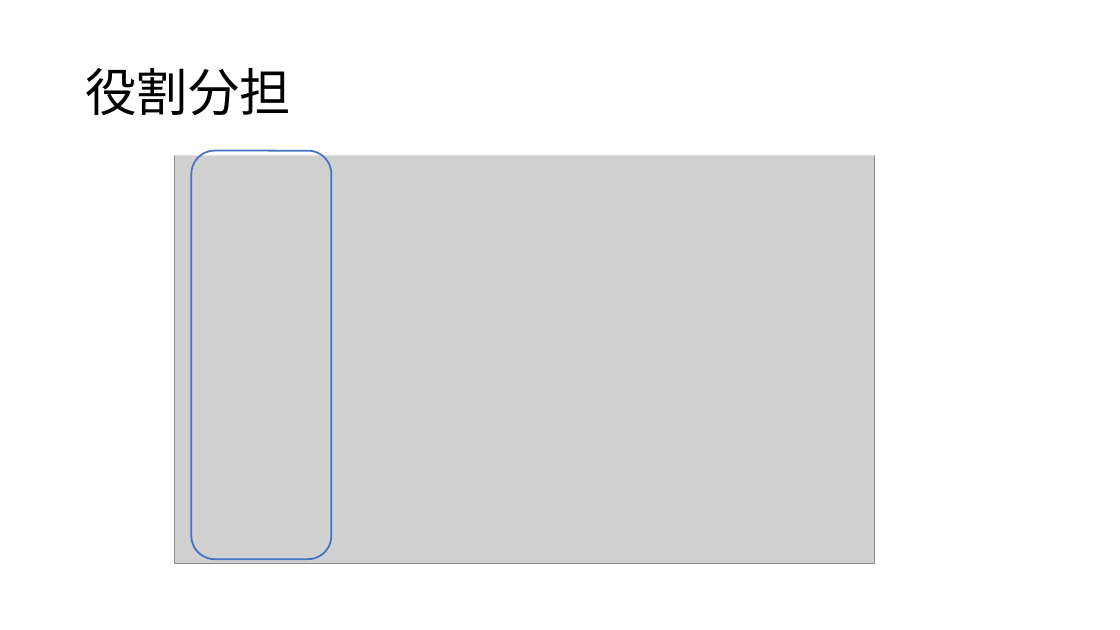
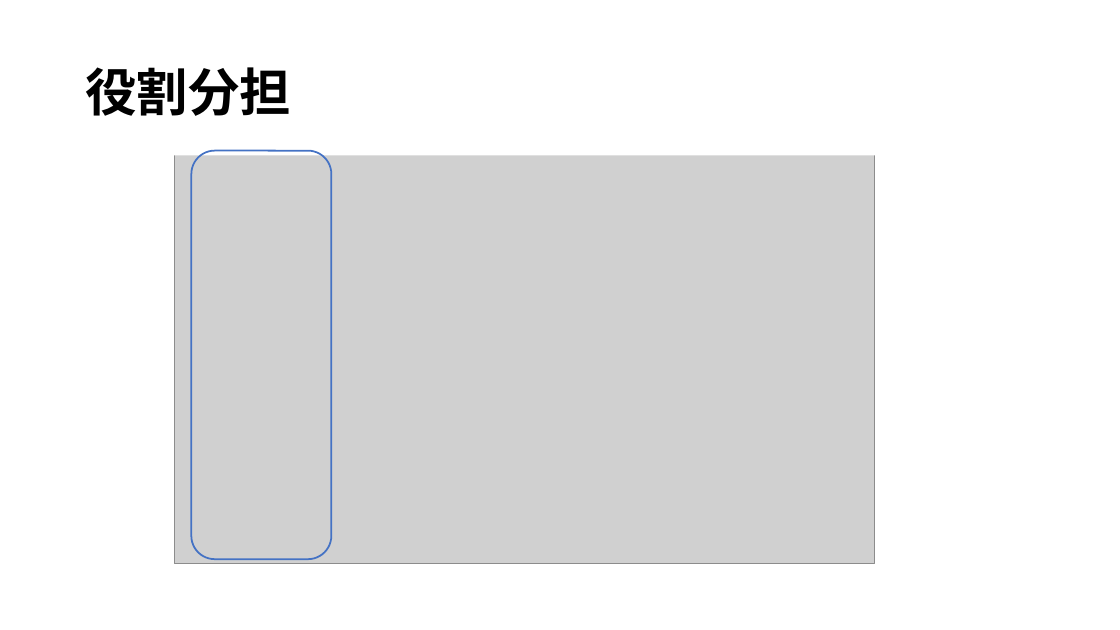
Before and after one commit to ivy239007/UG, a slide deck: slide 8 of プレゼン資料/Webアプリ開発発表資料.pptx (slide 6 before the commit). Drawn at 1120x630 pixels with LibreOffice and Linux fonts; fonts in the diff are those of the drawing; grey boxes stand for pictures. Boxes give left, top, right and bottom in pixels: in the first picture for what was removed or moved away, otherwise in the second. Text is boxed around its words. In the diff, an @@ line names an element or a change of style, - is before the commit and + after.

```diff
--- a/プレゼン資料/Webアプリ開発発表資料.pptx
+++ b/プレゼン資料/Webアプリ開発発表資料.pptx
@@ title "役割分担" at (77, 34, 1044, 155): bold on @@
```
Also in this commit, not shown: 8 other slides changed, 5 other files.
